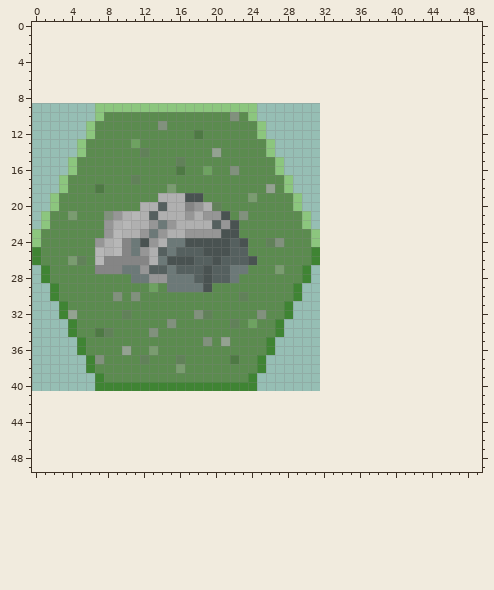
Pixel-art sprite: data/images/summer/small_stone.png. The first picture shows the starting point.
The file is 32x32 pixels. The old version is drawn lined up with the new one, on the new canvas.
Once edited:
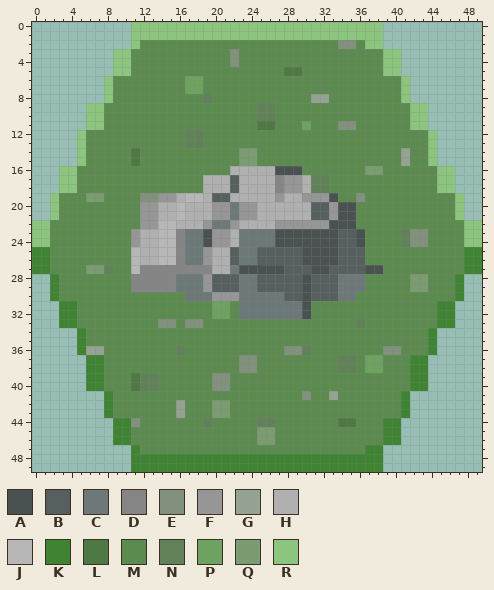
Palette (. is transparent): A #495251  B #55605f  C #6c7978  D #858585  E #81917d  F #969696  G #94a291  H #b0b0b0  J #b7b7b7  K #3f8433  L #4e7944  M #5b8b4f  N #618159  P #6ea261  Q #7a9c70  R #8cc67e
The exact change:
canvas 32x32 -> 50x50, the old top-left corner now at 0,9
y 0..1: x 11..38 ............................ -> RRRRRRRRRRRRRRRRRRRRRRRRRRRR
y 2: x 11..38 ............................ -> RMMMMMMMMMMMMMMMMMMMMMMEEMRR
y 3..4: x 9..40 ................................ -> RRMMMMMMMMMMMEMMMMMMMMMMMMMMMMRR
y 5: x 9..40 ................................ -> RRMMMMMMMMMMMMMMMMMLLMMMMMMMMMRR
y 6..7: x 8..41 .................................. -> RMMMMMMMMPPMMMMMMMMMMMMMMMMMMMMMMR
y 8: x 8..41 .................................. -> RMMMMMMMMMMNMMMMMMMMMMMGGMMMMMMMMR
y 9: x 6 . -> R; x 8..43 RRRRRRRRRRRRRRRRR................... -> MMMMMMMMMMMMMMMMMNNMMMMMMMMMMMMMMMRR
y 10: x 6 . -> R; x 22 E -> M; x 24..43 R................... -> MNNMMMMMMMMMMMMMMMRR
y 11: x 7 M -> R; x 14 E -> M; x 25..43 R.................. -> LLMMMPMMMEEMMMMMMRR
y 12: x 5..6 .R -> RM; x 17..18 ML -> NN; x 25..44 R................... -> MMMMMMMMMMMMMMMMMMMR
y 13: x 11 P -> M; x 17..18 MM -> NN; x 26..44 R.................. -> MMMMMMMMMMMMMMMMMMR
y 14: x 11..12 MN -> LM; x 20 G -> M; x 23..24 MM -> QQ; x 26..44 R.................. -> MMMMMMMMMMMMMMMGMMR
y 15: x 4..5 RM -> .R; x 11 M -> L; x 16 N -> M; x 23..24 MM -> QQ; x 27..44 R................. -> MMMMMMMMMMMMMMGMMR
y 16: x 3 . -> R; x 16 L -> M; x 19 P -> M; x 22..46 EMMMMR................... -> HHHHHAAAMMMMMMMQQMMMMMMRR
y 17: x 4 M -> R; x 11 N -> M; x 19..46 MMMMMMMMMR.................. -> HHHBHHHHDFFHNNMMMMMMMMMMMMRR
y 18: x 4 M -> R; x 7 L -> M; x 15 Q -> M; x 19..46 MMMMMMMGMR.................. -> HHHBHHHHDFFHNNMMMMMMMMMMMMRR
y 19: x 6..7 MM -> QQ; x 12..15 MMHH -> EEFF; x 17..47 AAMMMMMQMMMMR.................. -> JJHBBHHHHHFHHFFFAMMEMMMMMMMMMMR
y 20: x 12..14 HHB -> FFH; x 16..18 HDF -> JHH; x 20..47 NMMMMMMMMR.................. -> FFCFFHHHHHHBBFAAMMMMMMMMMMMR
y 21: x 1..2 RM -> .R; x 4 Q -> M; x 8..13 EFHJHB -> MMMMFF; x 16..17 HF -> JH; x 19 F -> H; x 21..47 AMEMMMMMMR................. -> FCFFHHHHHHBBFAAMMMMMMMMMMMR
y 22: x 0 . -> R; x 8..12 FHJHH -> MMMMF; x 14..15 CF -> JJ; x 19..49 HBFAMMMMMMMR................... -> FCCFHHHHFFFFFFAAAMMMMMMMMMMMMRR
y 23: x 1 M -> R; x 8..19 FJHHFCFHHFFF -> MMMFHHJJDCCA; x 21..49 AAMMMMMMMMR.................. -> FHCCCCAAAAAAABBAMMMMNEEMMMMRR
y 24: x 1 M -> R; x 7..18 FHJDCAFHCCAA -> MMMMFHHJJDCC; x 20..49 AABAMMNEMMMR.................. -> FFHCCCCAAAAAAABBAMMMMNEEMMMMRR
y 25: x 1 M -> K; x 7..12 JHJDCF -> MMMMJH; x 14..21 BCBBBAAA -> JJDCCFHH; x 23..49 BMMMMMMMK.................. -> CCBBBBBAAAABBBMMMMMMMMMMMKK
y 26: x 1 M -> K; x 4..5 QN -> MM; x 7..12 JDDDDD -> MMMMJH; x 14..21 CAAABBAB -> JJDCCFHH; x 23..49 BAMMMMMMK.................. -> CCBBBBBAAAABBBMMMMMMMMMMMKK
y 27: x 0 . -> K; x 6..21 MDDDCCFBBCBBBABB -> QQNMMJDDDDDDDDHH; x 23..49 CMMMQMMK................... -> AAAAABBBAABBBBAAMMMMMMMMMKK
y 28: x 1..2 KM -> .K; x 11..15 CCFFC -> DDDDD; x 18..19 BA -> CF; x 22..47 CMMMMMMMK................. -> BCCBBBBBABBBCCCMMMMMQQMMMK
y 29: x 11..15 MMPMC -> DDDDD; x 19..47 AMMMMMMMMMK.................. -> FBBBCCBBBBBABBBCCCMMMMMQQMMMK
y 30: x 9 E -> M; x 11 E -> M; x 17..47 MMMMMMNMMMMMK.................. -> CCCFFFCCCCCBBABBBCCMMMMMMMMMMMK
y 31: x 4 M -> K; x 20..21 MM -> PP; x 23..46 MMMMMK.................. -> CCCCCCCAMMMMMMMMMMMMMMKK
y 32: x 4 G -> K; x 10 N -> M; x 18..21 ENMM -> MMPP; x 23..46 MMEMMK.................. -> CCCCCCCAMMMMMMMMMMMMMMKK
y 33: x 3 . -> K; x 14 M -> E; x 17..18 MM -> EE; x 22 N -> M; x 24 P -> M; x 27..46 K................... -> MMMMMMMMMNMMMMMMMMKK
y 34: x 4..5 KM -> .K; x 7..8 LN -> MM; x 13 E -> M; x 27..44 K................. -> MMMMMMMMMMMMMMMMMK
y 35: x 19 E -> M; x 21 G -> M; x 26..44 K.................. -> MMMMMMMMMMMMMMMMMMK
y 36: x 6..7 MM -> GG; x 10 G -> M; x 13 Q -> M; x 16 M -> N; x 26..44 K.................. -> MMEENMMMMMMMMEEMMMK
y 37: x 7 E -> K; x 12 N -> M; x 16 N -> M; x 22..43 LMMK.................. -> MEEMMMMMMMMMNNMPPMMMKK
y 38: x 7 M -> K; x 16 Q -> M; x 23..43 MMK.................. -> EEMMMMMMMMMNNMPPMMMKK
y 39: x 6 . -> K; x 11..13 MMM -> LNN; x 20..21 MM -> EE; x 24..43 K................... -> MMMMMMMMMMMMMMMMMMKK
y 40: x 6 . -> K; x 8..43 KKKKKKKKKKKKKKKKK................... -> MMMLNNMMMMMMEEMMMMMMMMMMMMMMMMMMMMKK
y 41: x 8..41 .................................. -> KMMMMMMMMMMMMMMMMMMMMMEMMGMMMMMMMK
y 42..43: x 8..41 .................................. -> KMMMMMMMGMMMQQMMMMMMMMMMMMMMMMMMMK
y 44: x 9..40 ................................ -> KKEMMMMMMMNMMMMMNNMMMMMMMLLMMMKK
y 45..46: x 9..40 ................................ -> KKMMMMMMMMMMMMMMQQMMMMMMMMMMMMKK
y 47: x 11..38 ............................ -> KMMMMMMMMMMMMMMMMMMMMMMMMMKK
y 48..49: x 11..38 ............................ -> KKKKKKKKKKKKKKKKKKKKKKKKKKKK
Where, in picture pixels (left, top, right, bottom), the same in both pictures:
changed: (32, 22, 482, 472)
